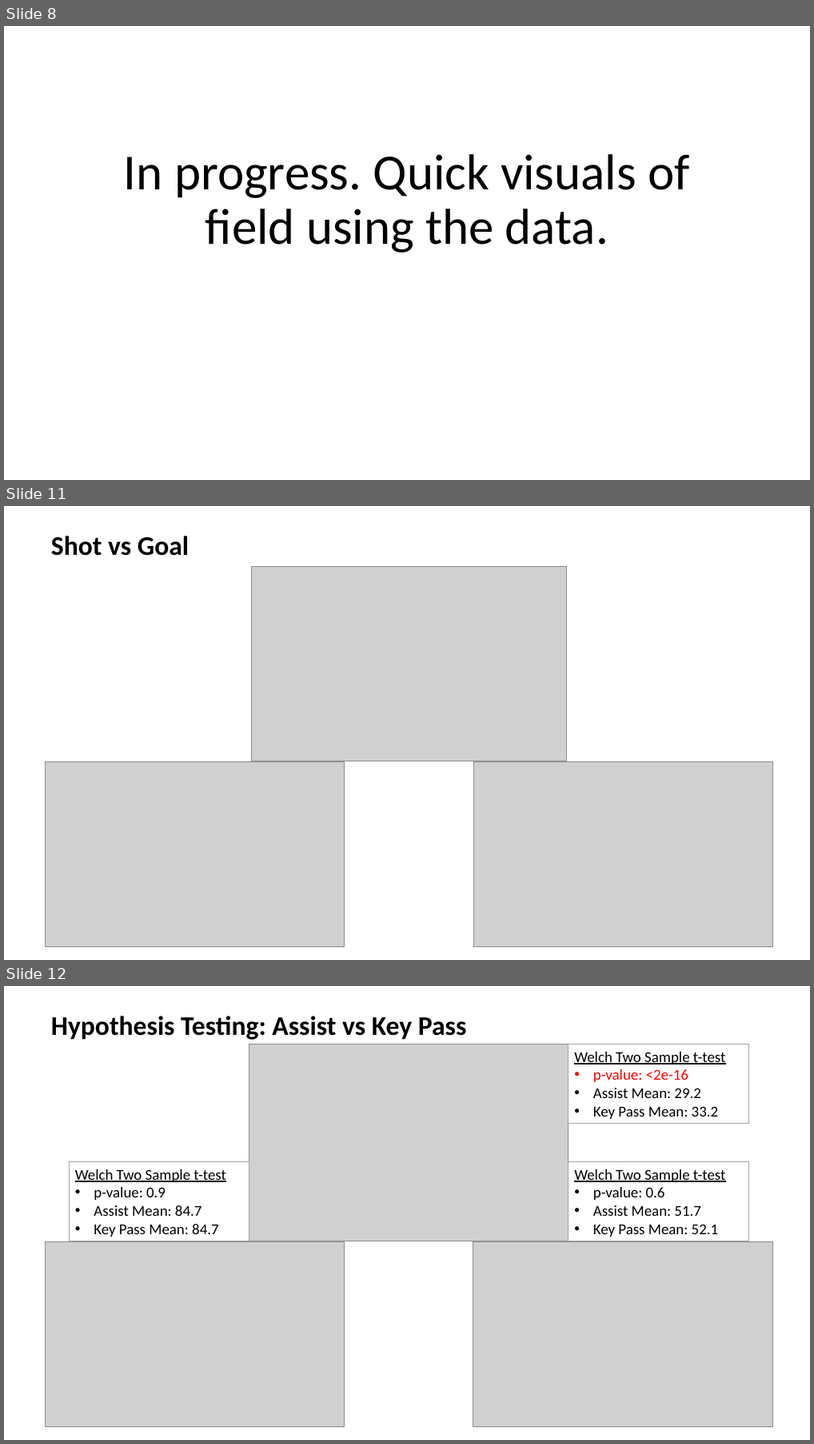
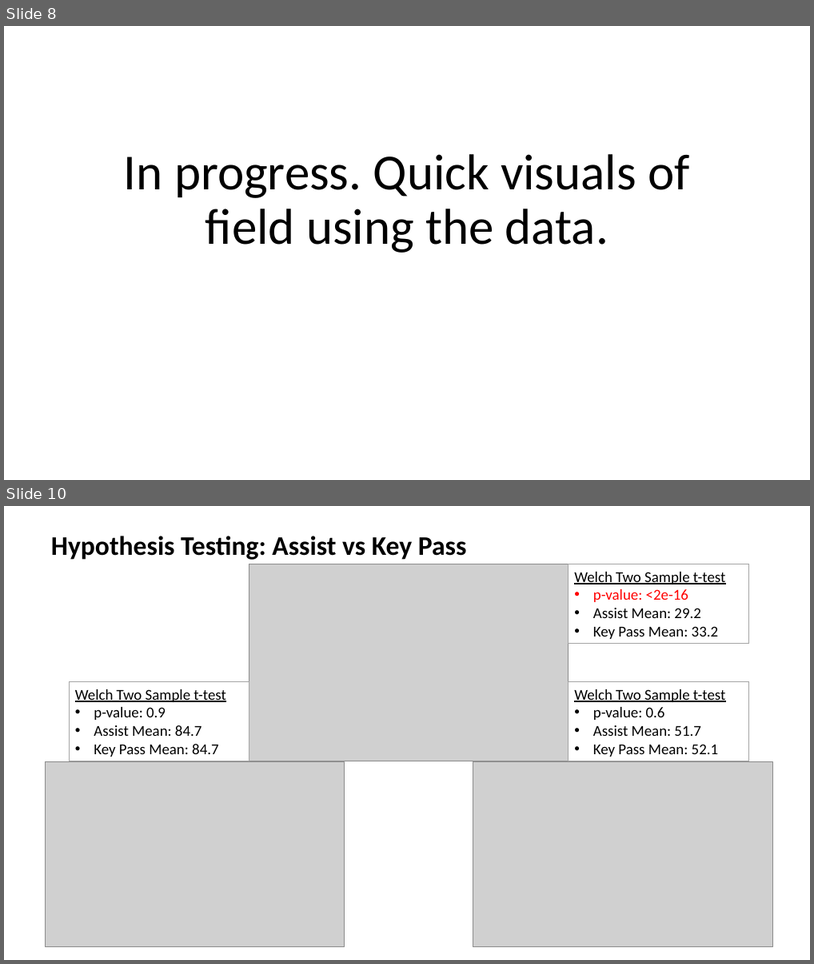
Before and after one commit to rmesina/T2_Codes-R-Us, a slide deck: midterm_project/Determining which variables contribute to likely hood of.pptx. Shown one above the other, each under a label of ours: slides 8, 11 and 12 before the commit, slides 8 and 10 after it; the slides between them are not shown. The pictures are 814x1444 and 814x964 pixels, drawn with LibreOffice and Linux fonts; fonts in the diff are those of the drawing; grey boxes stand for pictures. Boxes give left, top, right and bottom in pixels: in the first picture for what was removed or moved away, otherwise in the second. Text is boxed around its words. In the diff, an @@ line names an element or a change of style, - is before the commit and + after.

```diff
--- a/midterm_project/Determining which variables contribute to likely hood of.pptx
+++ b/midterm_project/Determining which variables contribute to likely hood of.pptx
@@ slide 11 removed at (4,506,810,960), background #FFFFFF @@
@@ text removed at (51,536,189,556) @@
-Shot vs Goal
@@ picture removed at (251,566,567,761) @@
@@ picture removed at (45,761,345,947) @@
@@ picture removed at (474,761,773,946) @@
@@ what was slide 12 is now slide 10 @@
```
Also in this commit, not shown: 5 slides changed, 3 slides added, 2 other slides removed.
